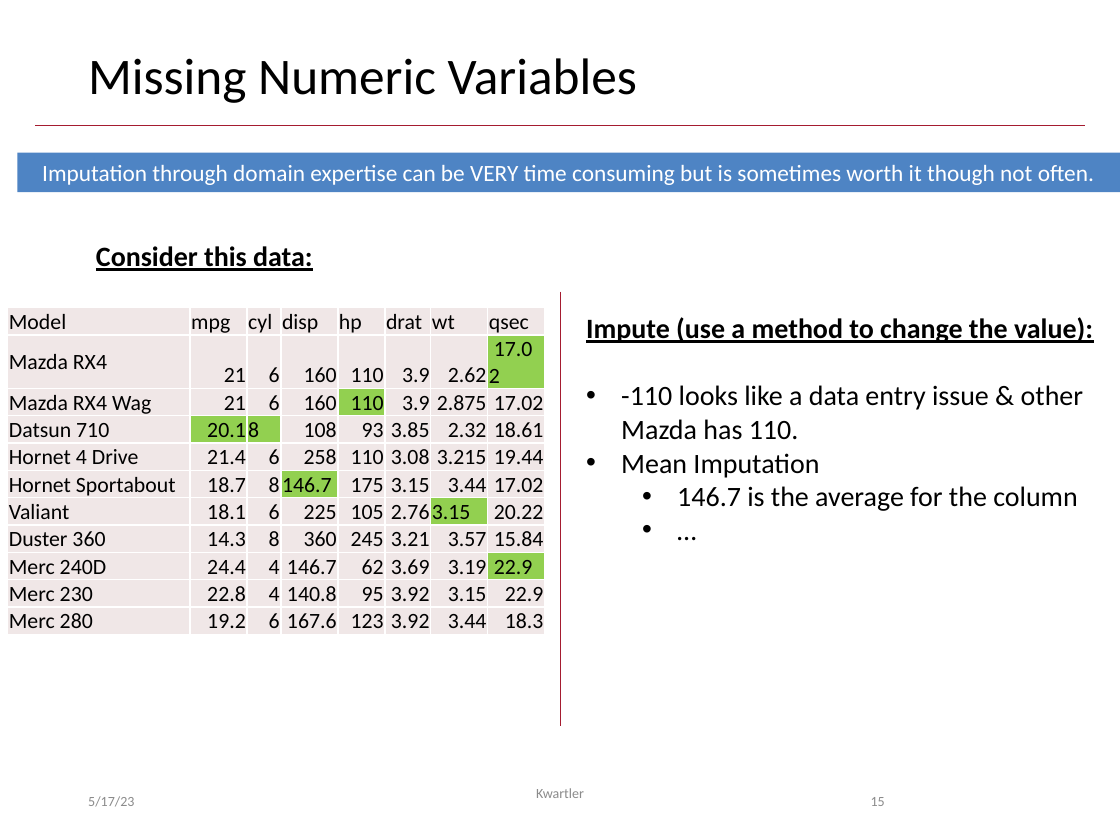
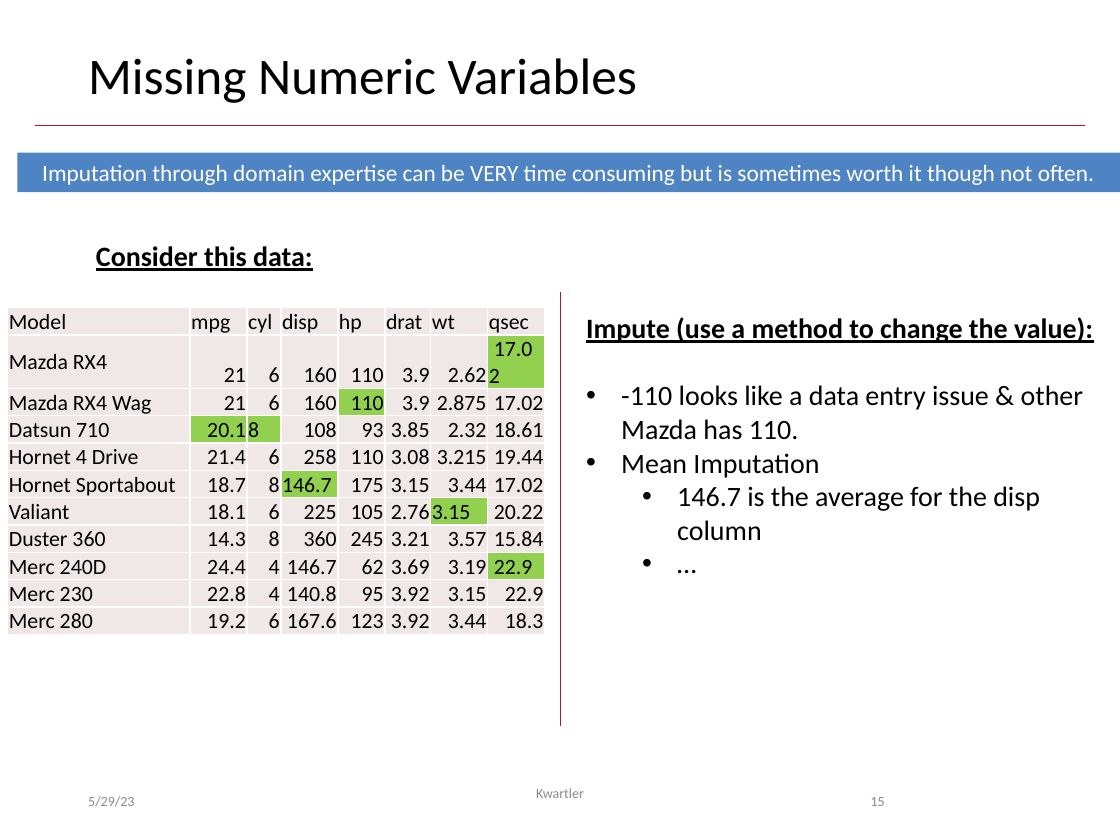
Before and after one commit to kwartler/Hult_Intro2R, a slide deck: slide 15 of lessons/E_DataPrep_Rpart_RF/A_Workflow_Preprocessing.pptx. Drawn at 1120x840 pixels with LibreOffice and Linux fonts; fonts in the diff are those of the drawing. Boxes give left, top, right and bottom in pixels: in the first picture for what was removed or moved away, otherwise in the second. Text is boxed around its words. In the diff, an @@ line names an element or a change of style, - is before the commit and + after.

```diff
--- a/lessons/E_DataPrep_Rpart_RF/A_Workflow_Preprocessing.pptx
+++ b/lessons/E_DataPrep_Rpart_RF/A_Workflow_Preprocessing.pptx
@@ text at (677, 486, 1040, 541): text changed @@
-  • 146.7 is the average for the column
+  • 146.7 is the average for the disp column
@@ text at (88, 796, 134, 807): text changed @@
-5/17/23
+5/29/23
```
Also in this commit, not shown: 30 other slides changed, 2 other files.
